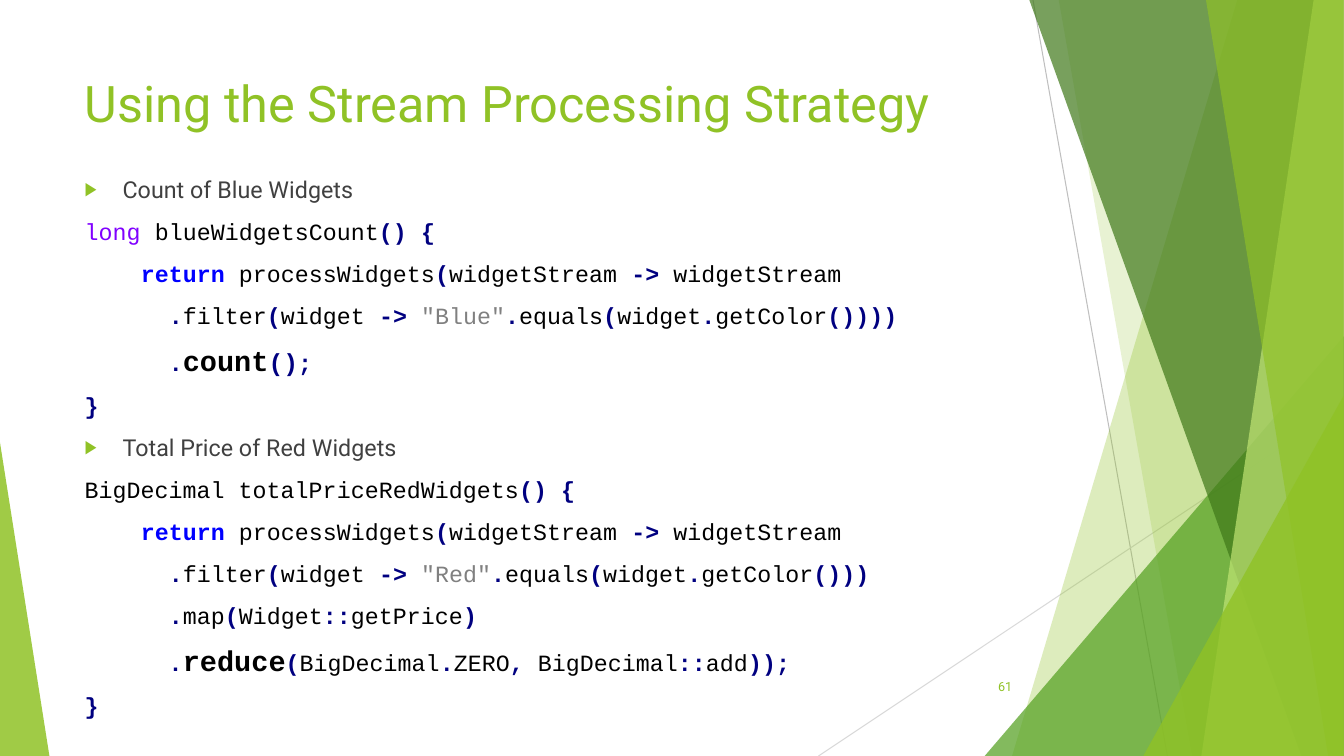
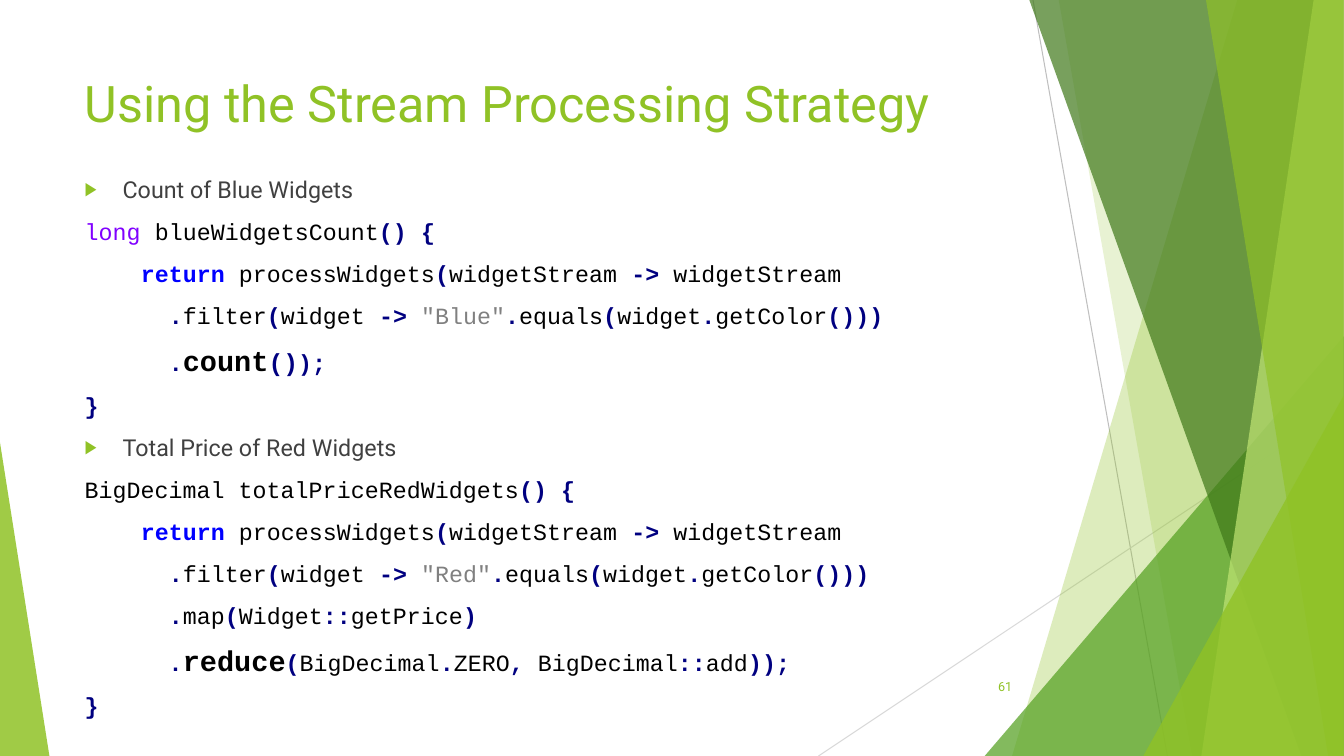
Before and after one commit to RichardRoda/2017-CodePaLOUsa-Lambda, a slide deck: slide 61 of Learning to Love the Lambda in the Stream.pptx. Drawn at 1344x756 pixels with LibreOffice and Linux fonts; fonts in the diff are those of the drawing. Boxes give left, top, right and bottom in pixels: in the first picture for what was removed or moved away, otherwise in the second. Text is boxed around its words. In the diff, an @@ line names an element or a change of style, - is before the commit and + after.

Commit message:
Fix parentheses error on terminal operation strategy slide. Misc other edits.

```diff
--- a/Learning to Love the Lambda in the Stream.pptx
+++ b/Learning to Love the Lambda in the Stream.pptx
@@ text at [169,307,883,372]: text changed @@
-.filter(widget -> "Blue".equals(widget.getColor())))
-.count();
+.filter(widget -> "Blue".equals(widget.getColor()))
+.count());
```
Also in this commit, not shown: 4 other slides changed.
